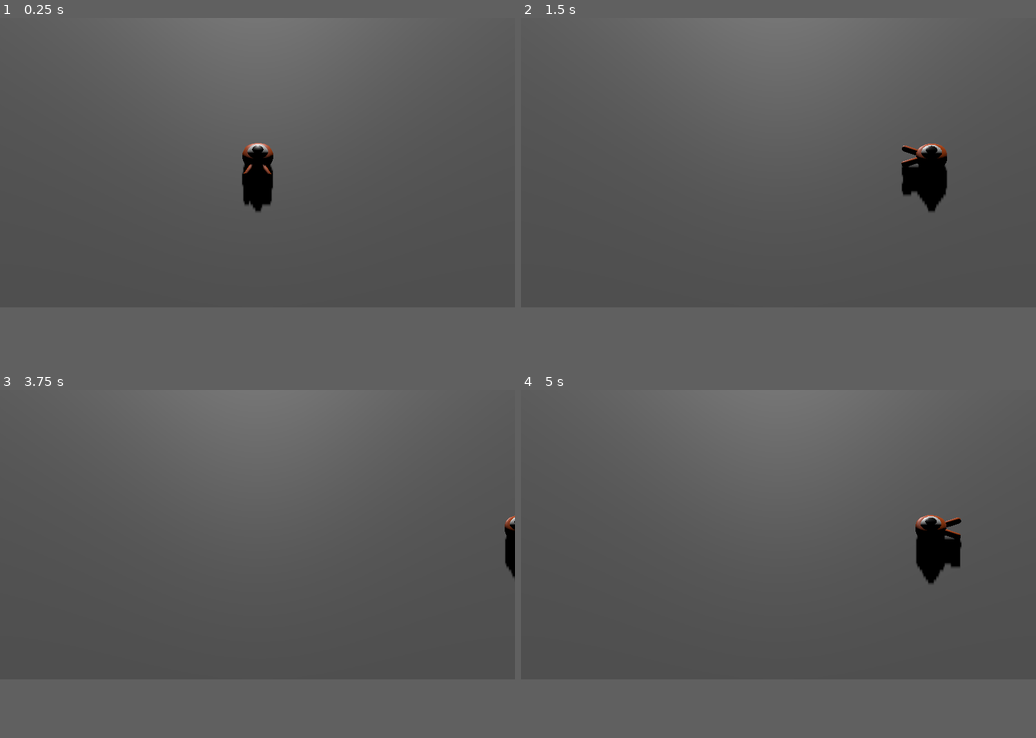
Above: before the commit, frames 1-4 (two rows, left to right).
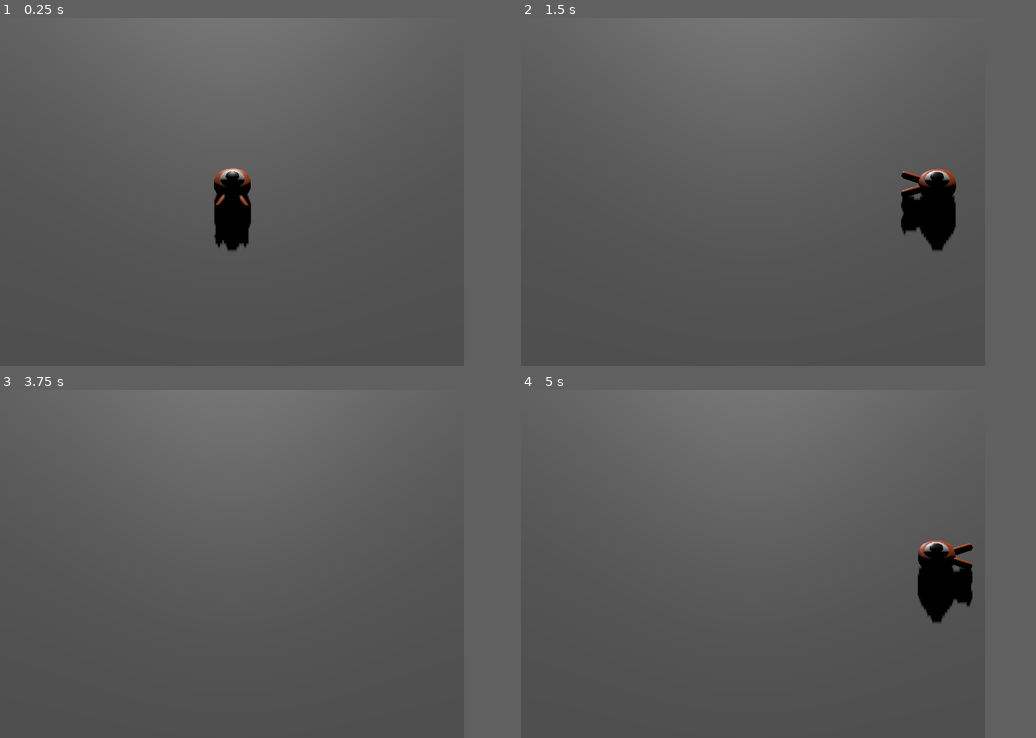
Above: after the commit, the same moments.

Repository: FerdivdKamp/3d_squash_the_creeps_starter
Game: Godot game, scene res://main.tscn
The game is run twice, just before and just after one commit, with the same random seed, the same clock (stepped at 60 frames per second) and the same inputs.
Inputs (mouse positions are in pixels of both pictures, inside the frame that each line leads up to):
- Up to frame 1 (0.25 s): no input
- Up to frame 2 (1.5 s): tap Enter at 0.5 s; move the mouse to (891, 146) at 0.52 s; hold Right (move_right) 0.53-1.25 s; hold Shift 0.53-1.25 s; click (891, 146) at 0.67 s; tap Space (jump) at 0.77 s; drag from (675, 178) to (752, 219) at 1.27 s
- Up to frame 3 (3.75 s): tap Space (jump) at 2 s; move the mouse to (309, 470) at 2.02 s; hold Right (move_right) 2.03-2.75 s; tap Ctrl at 2.1 s; drag from (231, 591) to (103, 490) at 2.77 s; tap Enter at 3.5 s; move the mouse to (412, 577) at 3.52 s; hold Left (move_left) from 3.53 s (still down); tap Alt at 3.6 s
- Up to frame 4 (5 s): tap Space (jump) at 3.77 s; release Left (move_left) at 4.25 s; drag from (624, 490) to (701, 463) at 4.27 s
In our replay, the window is 799x449 before the commit and 720x540 after it. These sizes can differ from the game's own. Grey fills any space a smaller window leaves; there, only what the larger window draws over its background counts as a difference.

The runs differ from the first frame. In frame 1, 2.3% of the frame differs, in the area x 41-54%, y 35-67%; in frame 2, 2.1%; in frame 3, 0.3%; in frame 4, 2.1%.

Commit message:
updates on testing

Diff:
--- a/project.godot
+++ b/project.godot
@@ -20,13 +20,22 @@
 config/features=PackedStringArray("4.7")
 config/icon="res://icon.webp"
 
-[filesystem]
+[display]
 
-import/blender/enabled=false
+window/size/viewport_width=720
+window/size/viewport_height=540
+
+[editor]
+
+run/main_run_args="--resolution 1600x900"
 
 [editor_plugins]
 
 enabled=PackedStringArray("res://addons/gut/plugin.cfg")
+
+[filesystem]
+
+import/blender/enabled=false
 
 [input]
 
Not shown, changed: TESTING.md
